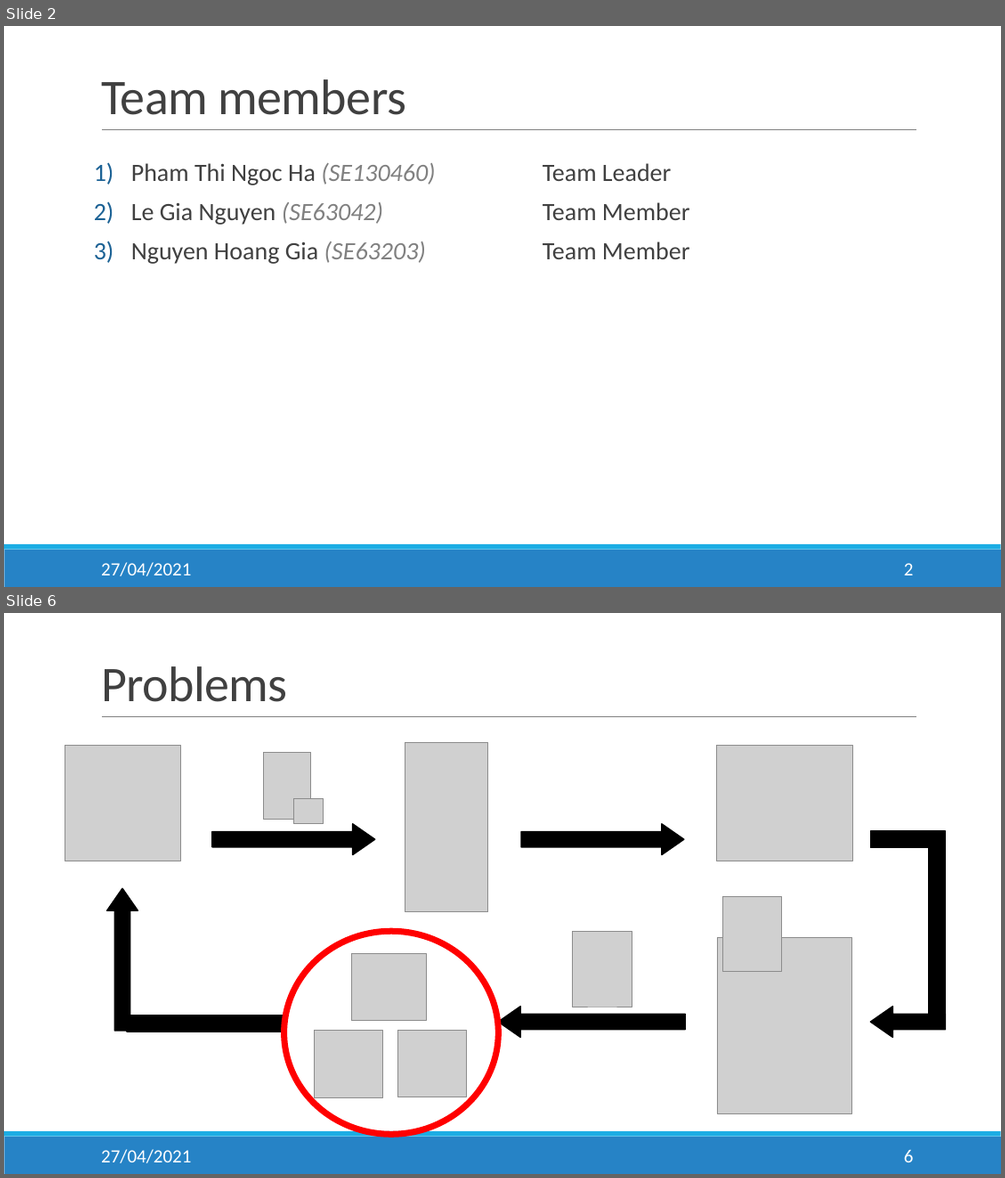
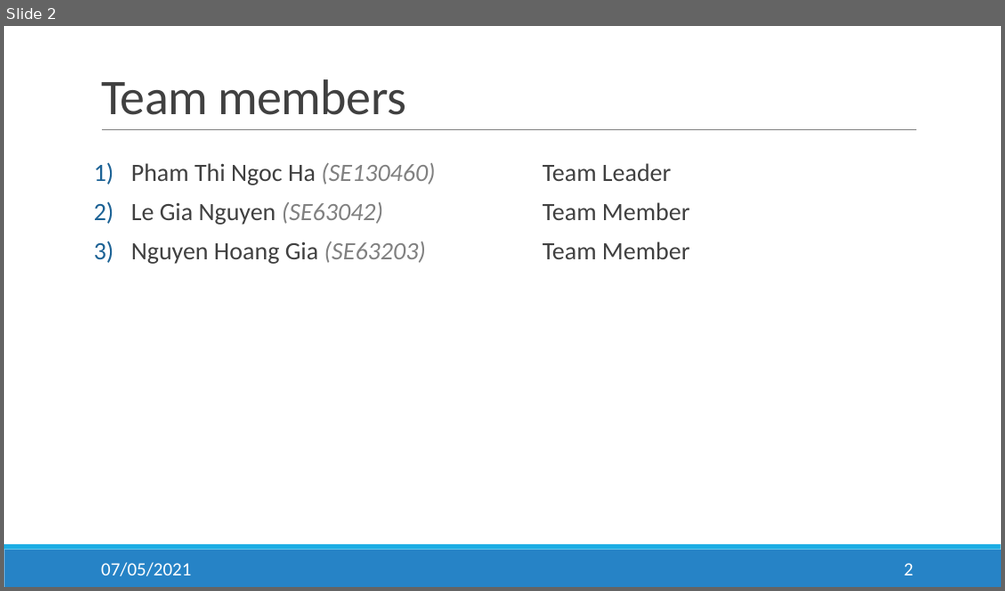
Before and after one commit to salesmgt/documentation, a slide deck: presentations/Slides.pptx. Shown one above the other, each under a label of ours: slides 2 and 6 before the commit, slide 2 after it; the slides between them are not shown. The pictures are 1005x1178 and 1005x591 pixels, drawn with LibreOffice and Linux fonts; fonts in the diff are those of the drawing; grey boxes stand for pictures. Boxes give left, top, right and bottom in pixels: in the first picture for what was removed or moved away, otherwise in the second. Text is boxed around its words. In the diff, an @@ line names an element or a change of style, - is before the commit and + after.

```diff
--- a/presentations/Slides.pptx
+++ b/presentations/Slides.pptx
@@ slide 6 removed at bbox=[4, 613, 1001, 1174], background #FFFFFF; not listed: 3 template elements that a slide beside it also shows @@
@@ title removed at bbox=[101, 666, 288, 702] @@
-Problems
@@ picture removed at bbox=[65, 746, 180, 861] @@
@@ picture removed at bbox=[404, 742, 488, 911] @@
@@ picture removed at bbox=[718, 746, 853, 861] @@
@@ picture removed at bbox=[264, 752, 310, 819] @@
@@ picture removed at bbox=[293, 798, 324, 824] @@
@@ right arrow removed at bbox=[212, 824, 375, 854] @@
@@ right arrow removed at bbox=[521, 824, 685, 854] @@
@@ rectangle removed at bbox=[871, 831, 946, 848] @@
@@ rectangle removed at bbox=[929, 848, 946, 1020] @@
@@ right arrow removed at bbox=[107, 889, 138, 1030] @@
@@ picture removed at bbox=[723, 896, 783, 971] @@
@@ ellipse removed at bbox=[284, 931, 499, 1134] @@
@@ picture removed at bbox=[573, 931, 632, 1006] @@
@@ picture removed at bbox=[351, 953, 426, 1021] @@
@@ picture removed at bbox=[718, 938, 853, 1113] @@
@@ right arrow removed at bbox=[498, 1006, 685, 1037] @@
@@ right arrow removed at bbox=[871, 1006, 946, 1037] @@
@@ rectangle removed at bbox=[128, 1015, 284, 1032] @@
@@ picture removed at bbox=[315, 1030, 383, 1097] @@
@@ picture removed at bbox=[398, 1030, 467, 1097] @@
@@ text removed at bbox=[101, 1149, 191, 1163] @@
-27/04/2021
@@ page number removed at bbox=[904, 1150, 914, 1162] @@
-6
@@ slide 2 changed as well @@
@@ text at bbox=[101, 562, 191, 576]: text changed @@
-27/04/2021
+07/05/2021
```
Also in this commit, not shown: 14 other slides changed, 15 slides added, 2 other slides removed, 1 other file.
